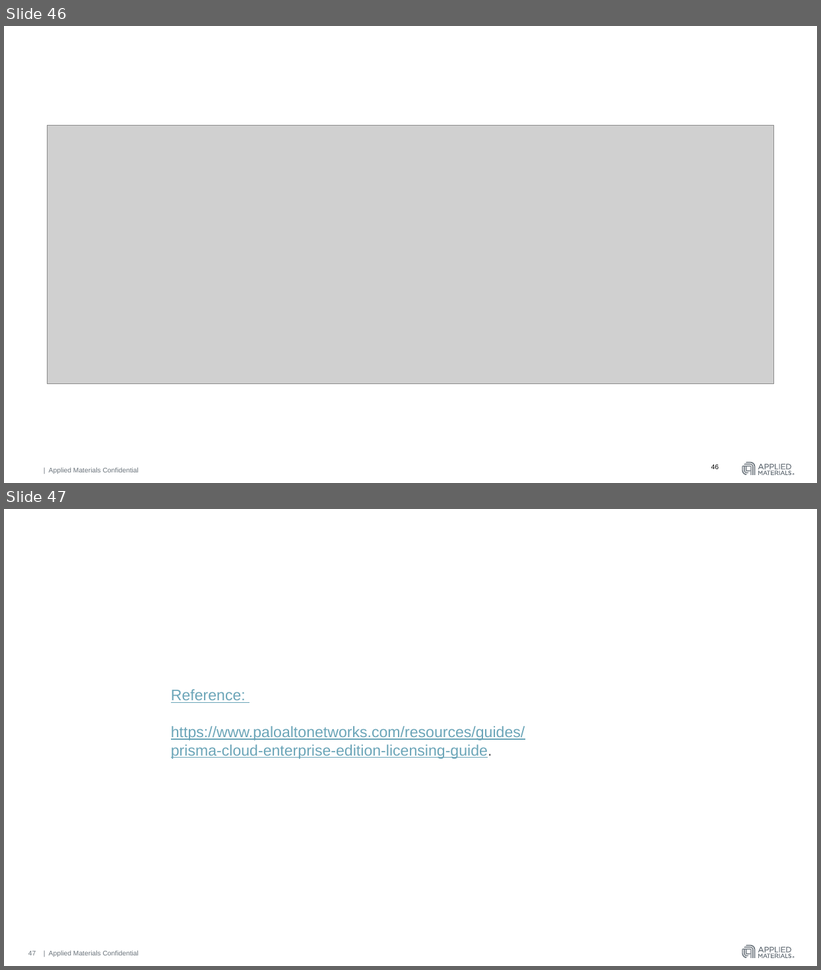
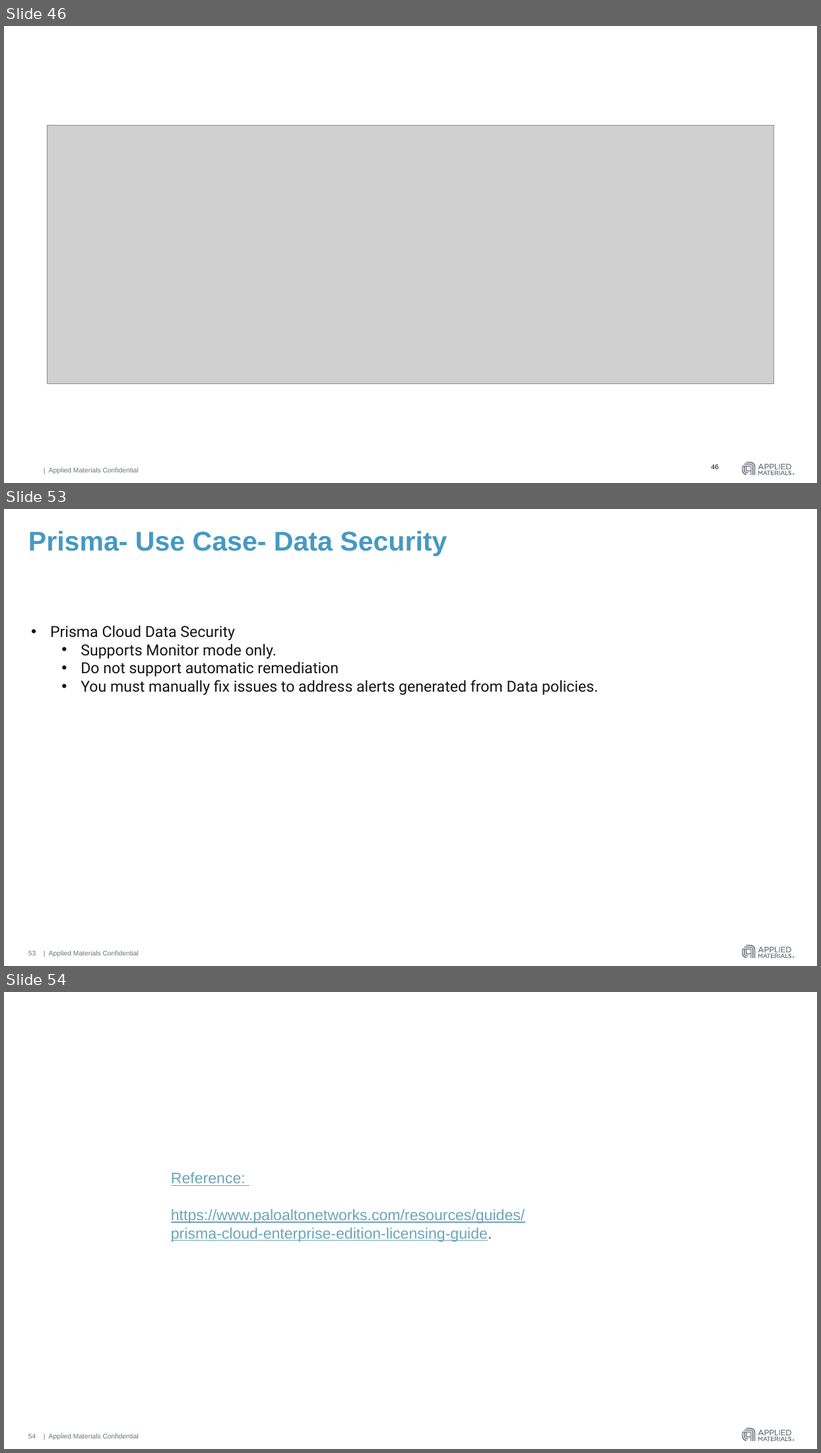
Before and after one commit to hmahajanHM/mytestrepo, a slide deck: AWS Guard Duty & Azure Security Center.pptx. Shown one above the other, each under a label of ours: slides 46 and 47 before the commit, slides 46, 53 and 54 after it; the slides between them are not shown. The pictures are 821x970 and 821x1453 pixels, drawn with LibreOffice and Linux fonts; fonts in the diff are those of the drawing; grey boxes stand for pictures. Boxes give left, top, right and bottom in pixels: in the first picture for what was removed or moved away, otherwise in the second. Text is boxed around its words. In the diff, an @@ line names an element or a change of style, - is before the commit and + after.

Commit message:
Use case details

```diff
--- a/AWS Guard Duty & Azure Security Center.pptx
+++ b/AWS Guard Duty & Azure Security Center.pptx
@@ slide 53 added at <box>4,509,817,966</box>, background #FFFFFF; not listed: 4 template elements that a slide beside it also shows @@
@@ title added at <box>28,531,447,557</box>, 32 pt, text #4599C3, bold @@
+Prisma- Use Case- Data Security
@@ text added at <box>50,625,598,695</box>, 18 pt, text #141414 @@
+• Prisma Cloud Data Security
+  • Supports Monitor mode only.
+  • Do not support automatic remediation
+  • You must manually fix issues to address alerts generated from Data policies.
@@ page number added at <box>28,951,36,956</box>, 8 pt, text #6A737B @@
+53
@@ what was slide 47 is now slide 54 @@
@@ page number at <box>28,1434,36,1439</box>: text changed @@
-47
+54
```
Also in this commit, not shown: 6 other slides added.
